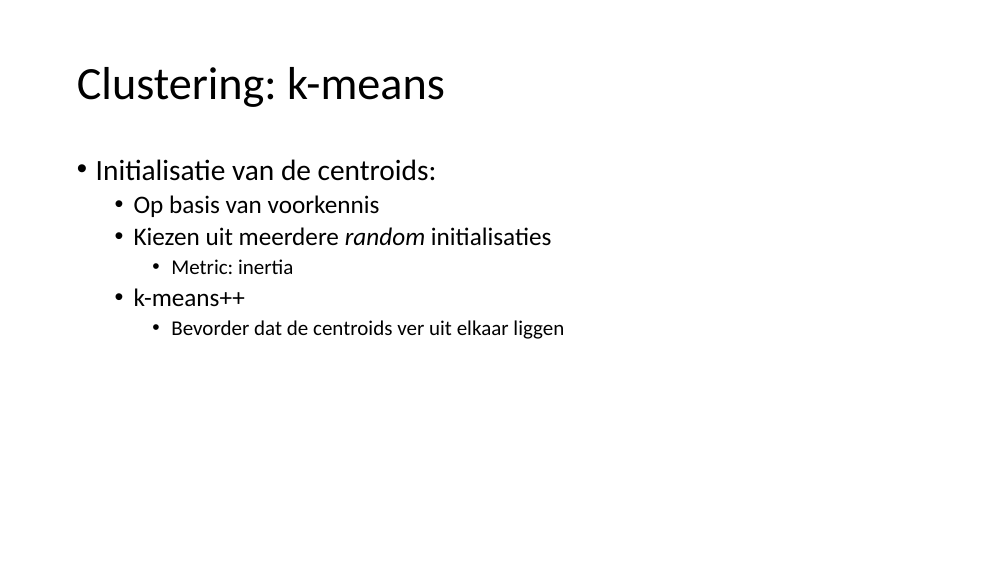
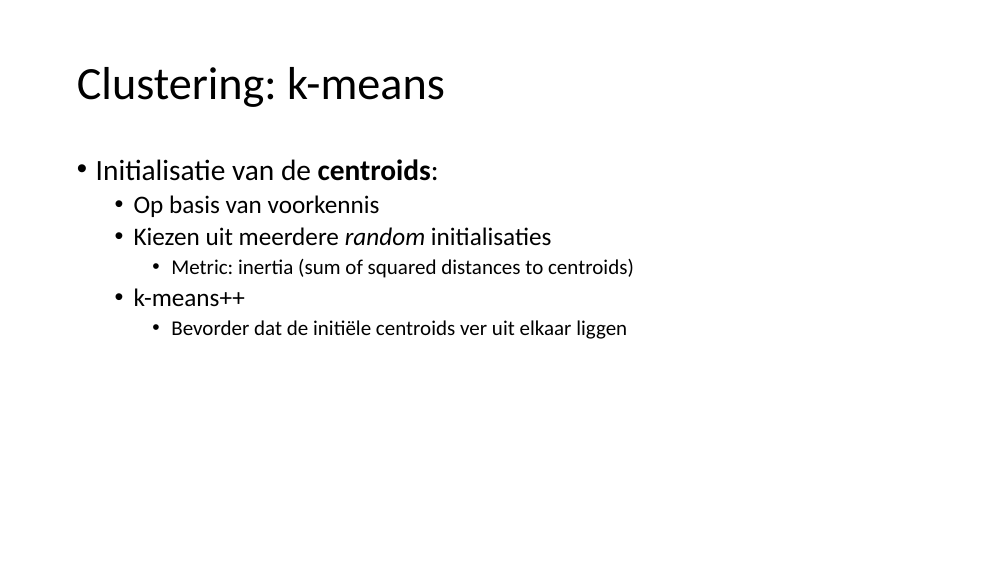
Before and after one commit to hanze-hbo-ict/Machine-Learning, a slide deck: slide 39 of Keynote/6.andere-modellen.pptx. Drawn at 1008x567 pixels with LibreOffice and Linux fonts; fonts in the diff are those of the drawing. Boxes give left, top, right and bottom in pixels: in the first picture for what was removed or moved away, otherwise in the second. Text is boxed around its words. In the diff, an @@ line names an element or a change of style, - is before the commit and + after.

```diff
--- a/Keynote/6.andere-modellen.pptx
+++ b/Keynote/6.andere-modellen.pptx
@@ text at (96,159,439,181): bold on in "centroids:" @@
@@ text at (171,259,634,278): text changed @@
-    • Metric: inertia
+    • Metric: inertia (sum of squared distances to centroids)
@@ text at (171,320,627,339): text changed @@
-    • Bevorder dat de centroids ver uit elkaar liggen
+    • Bevorder dat de initiële centroids ver uit elkaar liggen
```
Also in this commit, not shown: 2 other slides changed, 3 slides added, 3 other files.
